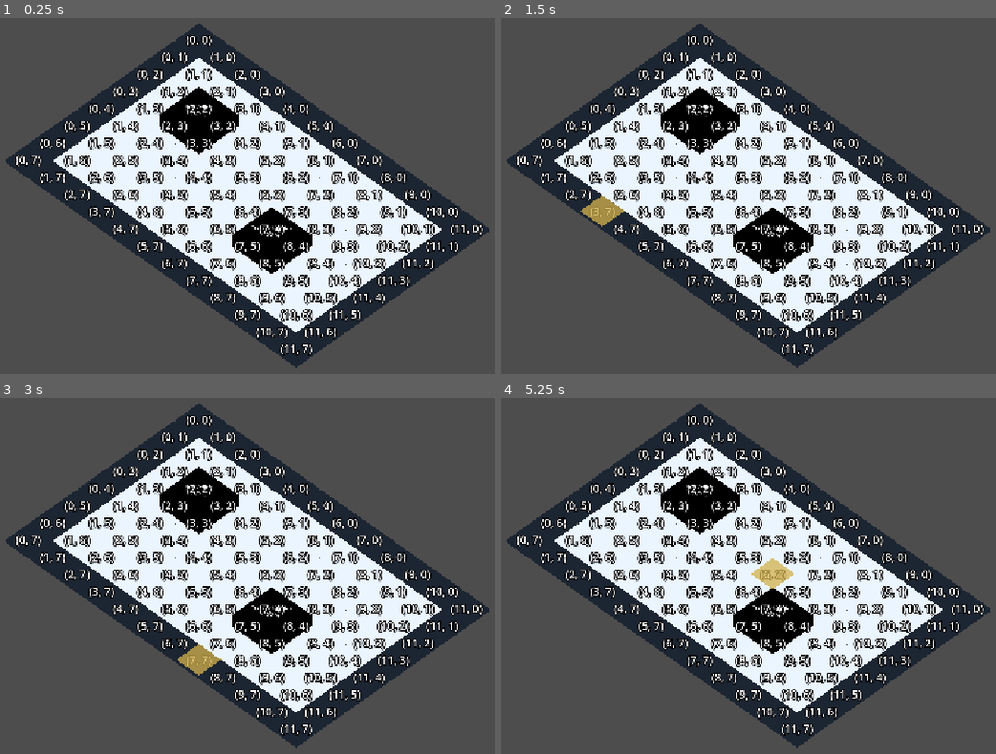
Above: before the commit, frames 1-4 (two rows, left to right).
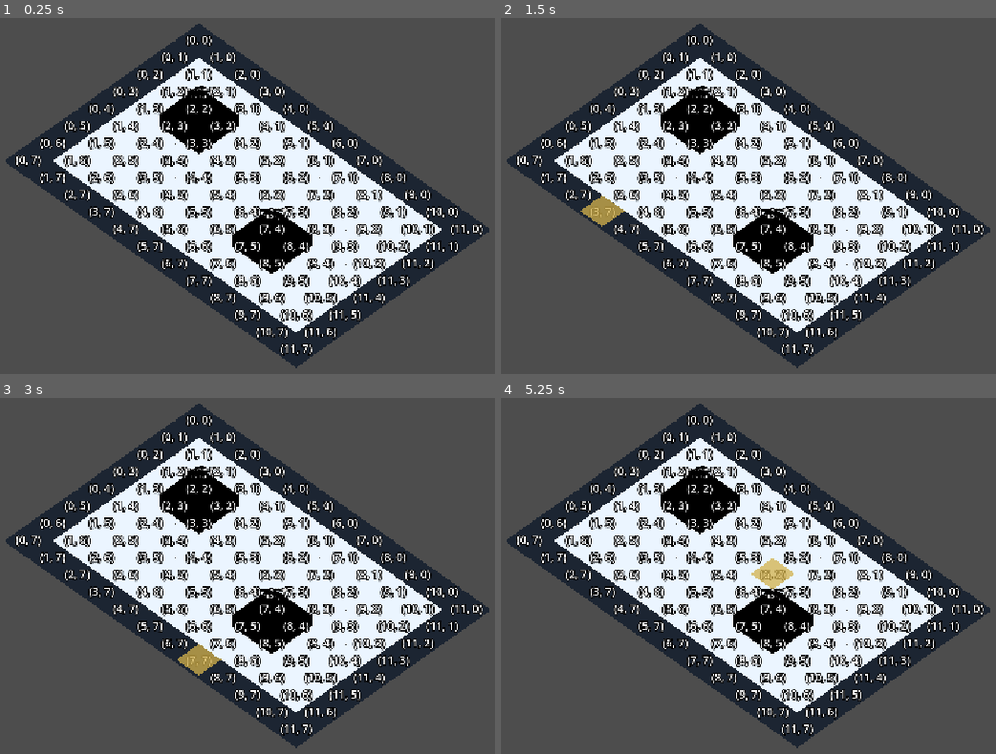
Above: after the commit, the same moments.

Repository: Ri0n72Y/automata
Game: Godot game, scene res://scenes/scene_01/scene_01_basic_packing.tscn
Same seed, same stepped clock (60 frames per second), same inputs: the game is played once before the commit and once after it.
Inputs (mouse positions are in pixels of both pictures, inside the frame that each line leads up to):
- Up to frame 1 (0.25 s): no input
- Up to frame 2 (1.5 s): tap Enter at 0.5, 0.6, 1.35 s; move the mouse to (916, 174) at 0.52 s; click (916, 174) at 0.67 s; tap Space at 1.25 s; move the mouse to (595, 217) at 1.27 s; click (595, 217) at 1.42 s
- Up to frame 3 (3 s): tap Enter at 2, 2.1, 2.85 s; move the mouse to (321, 479) at 2.02 s; click (321, 479) at 2.17 s; tap Space at 2.75 s; move the mouse to (207, 661) at 2.77 s; click (207, 661) at 2.92 s
- Up to frame 4 (5.25 s): tap Enter at 3.5, 3.6, 4.35, 5.1 s; move the mouse to (976, 640) at 3.52 s; click (976, 640) at 3.67 s; tap Space at 4.25 s; move the mouse to (520, 511) at 4.27 s; click (520, 511) at 4.42 s; move the mouse to (788, 576) at 5.02 s; click (788, 576) at 5.17 s

The runs differ from the first frame. In frame 1, 0.2% of the frame differs, in the area x 35-59%, y 19-62%; in frame 2, 0.2%; in frame 3, 0.2%; in frame 4, 0.2%.

Commit message:
[codex]fix(vehicle): restore preset visuals and selection metadata

Diff:
--- a/scripts/vehicles/vehicle_actor.gd
+++ b/scripts/vehicles/vehicle_actor.gd
@@ -14,6 +14,7 @@
 var _visual_root: Node3D
 var _selection_area: Area3D
 var _debug_label: Label3D
+var _visual_parts: Dictionary = {}
 var _visual_generation: int = 0
 
 
@@ -94,8 +95,22 @@
 	return _selection_area
 
 
+func get_visual_part(part_name: StringName) -> Node3D:
+	var part: Variant = _visual_parts.get(part_name)
+	if part is Node3D and is_instance_valid(part):
+		return part
+	return null
+
+
+func get_debug_label_text() -> String:
+	if _debug_label == null or not is_instance_valid(_debug_label):
+		return ""
+	return _debug_label.text
+
+
 func _rebuild_visual() -> void:
 	_visual_generation += 1
+	_visual_parts.clear()
 	if _visual_root != null and is_instance_valid(_visual_root):
 		_visual_root.queue_free()
 
@@ -108,17 +123,19 @@
 		cell_size * 0.45,
 		float(definition.footprint.y) * cell_size * 0.82
 	)
-	var body := MeshInstance3D.new()
-	var body_mesh := BoxMesh.new()
-	body_mesh.size = footprint_size
-	body.mesh = body_mesh
+	var body := _create_box_part(&"Body", footprint_size)
 	body.position.y = footprint_size.y * 0.5
-	_visual_root.add_child(body)
+
+	if definition.vehicle_kind == VehicleDefinitionScript.VehicleKind.ARM:
+		_build_arm_visual(footprint_size)
+	elif definition.vehicle_kind == VehicleDefinitionScript.VehicleKind.TRANSPORT:
+		_build_transport_visual(footprint_size)
 
 	_selection_area = Area3D.new()
 	_selection_area.name = "VehicleSelectionArea"
 	_selection_area.collision_layer = 1 << max(vehicle_selection_layer - 1, 0)
 	_selection_area.collision_mask = 0
+	_selection_area.set_meta("vehicle_id", definition.assembly_id)
 	var collision_shape := CollisionShape3D.new()
 	var box_shape := BoxShape3D.new()
 	box_shape.size = footprint_size
@@ -128,12 +145,48 @@
 	_visual_root.add_child(_selection_area)
 
 	_debug_label = Label3D.new()
-	_debug_label.position = Vector3(0.0, footprint_size.y + cell_size * 0.18, 0.0)
+	_debug_label.name = "DebugLabel"
+	_debug_label.position = Vector3(0.0, footprint_size.y + cell_size * 0.9, 0.0)
 	_debug_label.billboard = BaseMaterial3D.BILLBOARD_ENABLED
 	_debug_label.no_depth_test = true
 	_debug_label.font_size = 28
 	_visual_root.add_child(_debug_label)
 	_update_debug_label()
+
+
+func _build_arm_visual(footprint_size: Vector3) -> void:
+	var column_size := Vector3(cell_size * 0.28, cell_size * 0.85, cell_size * 0.28)
+	var column := _create_box_part(&"ArmColumn", column_size)
+	column.position = Vector3(0.0, footprint_size.y + column_size.y * 0.5, 0.0)
+
+	var beam_size := Vector3(cell_size * 0.95, cell_size * 0.18, cell_size * 0.22)
+	var beam := _create_box_part(&"ArmBeam", beam_size)
+	beam.position = Vector3(
+		cell_size * 0.28,
+		footprint_size.y + column_size.y + beam_size.y * 0.5,
+		0.0
+	)
+
+
+func _build_transport_visual(footprint_size: Vector3) -> void:
+	var tray_size := Vector3(
+		footprint_size.x * 0.86,
+		cell_size * 0.14,
+		footprint_size.z * 0.86
+	)
+	var tray := _create_box_part(&"Tray", tray_size)
+	tray.position = Vector3(0.0, footprint_size.y + tray_size.y * 0.5, 0.0)
+
+
+func _create_box_part(part_name: StringName, size: Vector3) -> MeshInstance3D:
+	var part := MeshInstance3D.new()
+	part.name = String(part_name)
+	var mesh := BoxMesh.new()
+	mesh.size = size
+	part.mesh = mesh
+	_visual_root.add_child(part)
+	_visual_parts[part_name] = part
+	return part
 
 
 func _update_debug_label() -> void:
